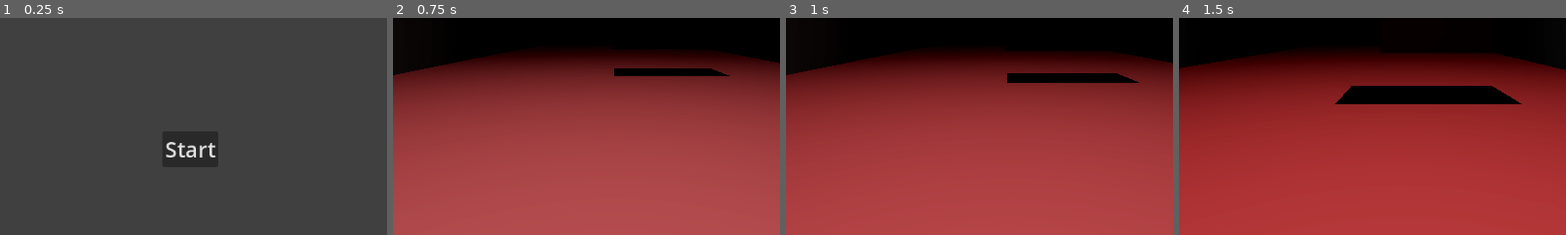
Above: before the commit, frames 1-4 (left to right).
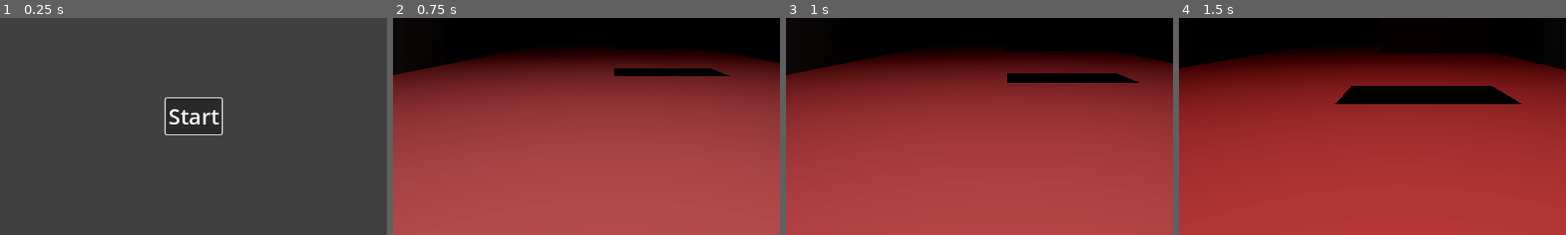
Above: after the commit, the same moments.

Repository: finalsabbath/3d-runner
Game: Godot game, scene res://scenes/main_menu.tscn
Two runs of this game, one before a commit and one after it. Both use one fixed random seed, a clock stepped at 60 frames per second and the inputs below.
Inputs:
- Up to frame 1 (0.25 s): no input
- Up to frame 2 (0.75 s): click "Start" at 0.5 s
- Up to frame 3 (1 s): no input
- Up to frame 4 (1.5 s): hold Right (move_right) from 1.28 s (still down)
The pictures show only the part of the screen within x 21-71%, y 49-99%; the shares and areas given below are measured in that part.

The runs differ from the first frame. In frame 1, 1.2% of the frame differs, in the area x 42-58%, y 36-65%; in frame 2, nothing differs; in frame 3, nothing differs; in frame 4, nothing differs.

Commit message:
add focus to buttons and set defaults

Diff:
--- a/3d-runner/scenes/main_menu.tscn
+++ b/3d-runner/scenes/main_menu.tscn
@@ -30,11 +30,15 @@
 texture = ExtResource("2_bqqt6")
 
 [node name="Start" type="Button" parent="."]
+unique_name_in_owner = true
 layout_mode = 0
-offset_left = 488.0
-offset_top = 485.0
-offset_right = 571.0
-offset_bottom = 538.0
+offset_left = 493.0
+offset_top = 436.0
+offset_right = 576.0
+offset_bottom = 489.0
+focus_neighbor_right = NodePath("../Quit")
+focus_next = NodePath("../Quit")
+focus_previous = NodePath("../Quit")
 theme_override_font_sizes/font_size = 32
 text = "Start"
 
@@ -44,6 +48,9 @@
 offset_top = 553.0
 offset_right = 1094.0
 offset_bottom = 606.0
+focus_neighbor_left = NodePath("../Start")
+focus_next = NodePath("../Start")
+focus_previous = NodePath("../Start")
 theme_override_font_sizes/font_size = 32
 text = "Quit"
 
--- a/3d-runner/scenes/prefabs/ui/ui.tscn
+++ b/3d-runner/scenes/prefabs/ui/ui.tscn
@@ -75,13 +75,20 @@
 theme_override_constants/separation = 50
 
 [node name="TryAgain" type="Button" parent="EndScreen/HBoxContainer"]
+unique_name_in_owner = true
 process_mode = 3
 layout_mode = 2
+focus_neighbor_right = NodePath("../Quit")
+focus_next = NodePath("../Quit")
+focus_previous = NodePath("../Quit")
 text = "Try Again"
 
 [node name="Quit" type="Button" parent="EndScreen/HBoxContainer"]
 process_mode = 3
 layout_mode = 2
+focus_neighbor_left = NodePath("../TryAgain")
+focus_next = NodePath("../TryAgain")
+focus_previous = NodePath("../TryAgain")
 text = "Quit"
 
 [node name="EndReason" type="Label" parent="EndScreen"]
--- a/3d-runner/scripts/scene/main_menu.gd
+++ b/3d-runner/scripts/scene/main_menu.gd
@@ -1,13 +1,14 @@
 extends Control
 
 @onready var sprite_2d: Sprite2D = $Sprite2D
+@onready var start: Button = %Start
 
 var color_num: int = 0
 var next_color = GameState.colors[0]
 
-
 func _ready() -> void:
 	GameState.setup_game()
+	start.grab_focus()
 
 func _on_start_pressed() -> void:
 	#GameStats.setup_game()
--- a/3d-runner/scripts/scene/ui.gd
+++ b/3d-runner/scripts/scene/ui.gd
@@ -10,8 +10,7 @@
 @onready var end_reason: Label = %EndReason
 @onready var label: Label = $HBoxContainer/Label
 @onready var level_label: Label = %Level
-
-
+@onready var try_again: Button = %TryAgain
 
 func _physics_process(_delta: float) -> void:
 	if not ready:
@@ -35,3 +34,4 @@
 	total_distance.text = "Total Distance Travelled: " +  str(snappedi(GameState.distance,1))
 	level.text = "Level: " + str(GameState.current_level+1)
 	end_screen.show()
+	try_again.grab_focus()
